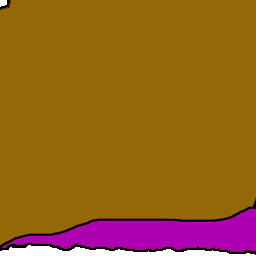
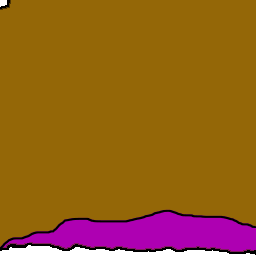
Two versions of the same layered image (256x256). Layer-by-layer changes:
hid "N3XD Left" over [0, 198, 256, 251]
added layer "N3XD Left-New" above "N3XD Middle-New" over [0, 198, 256, 251]
